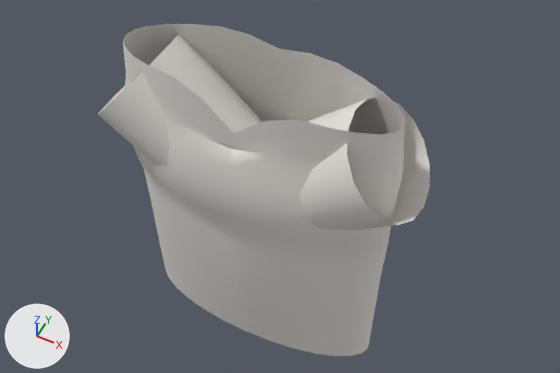
A saved change to the glTF model frontend/public/garments/tshirt-oversized/model.glb.
One viewpoint serves both versions: a 50 mm lens placed at (0.512, -0.933, 1.19), pointed at (0.024, 0.044, -0.032). Arrows for +X, +Y and +Z are at lower left; the lights stay in place. The older version comes first. Where no turn or scale is listed for an object, it has been applied to the vertices.

Objects in the first picture: 'left_sleeve', 'right_sleeve', 'torso'.
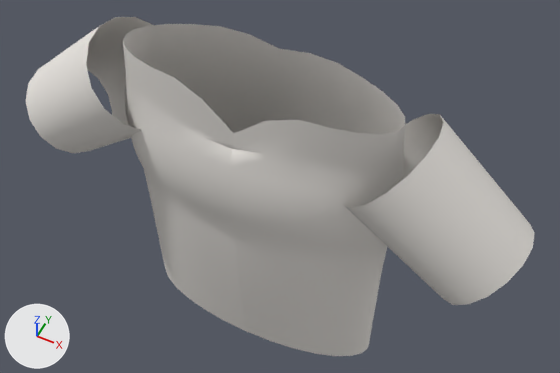
Pixel boxes (x1, y1, x2, y2) of what changed, in the pictures (560 x 373 px):
'left_sleeve', turned: before (299, 97, 430, 231); after (344, 114, 535, 305)
'right_sleeve', turned: before (98, 34, 262, 166); after (26, 17, 152, 153)

The change in detail:
Object 'left_sleeve' (ob_left_sleeve) turns from (0, 50, 0) to (0, -50, 0) degrees about x, y and z.
Object 'right_sleeve' (ob_right_sleeve) turns from (0, -50, 0) to (0, 50, 0) degrees about x, y and z.
